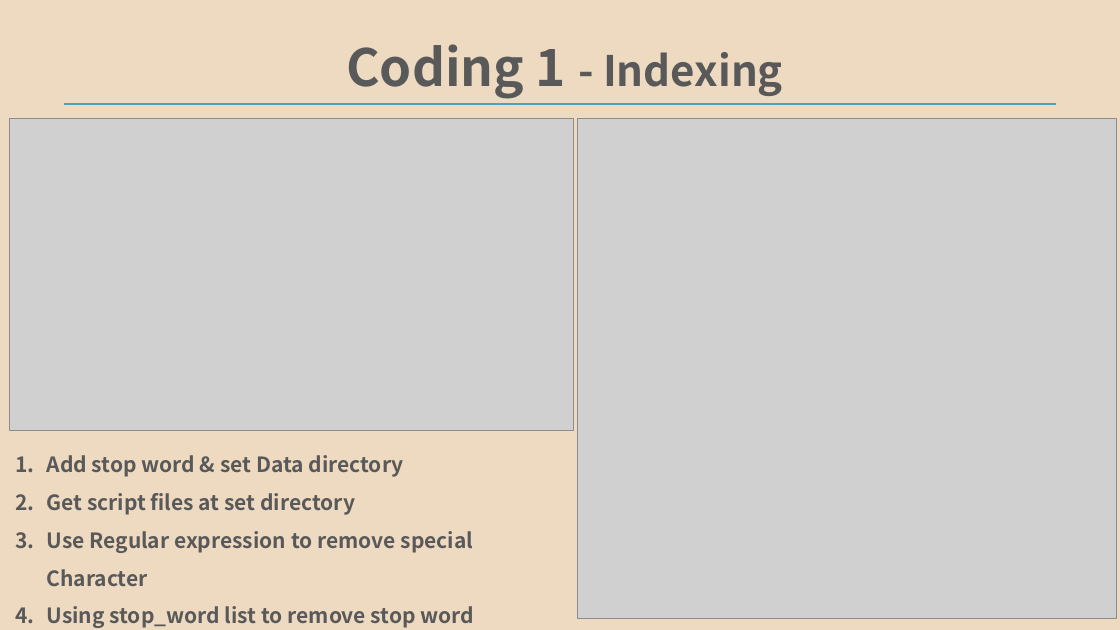
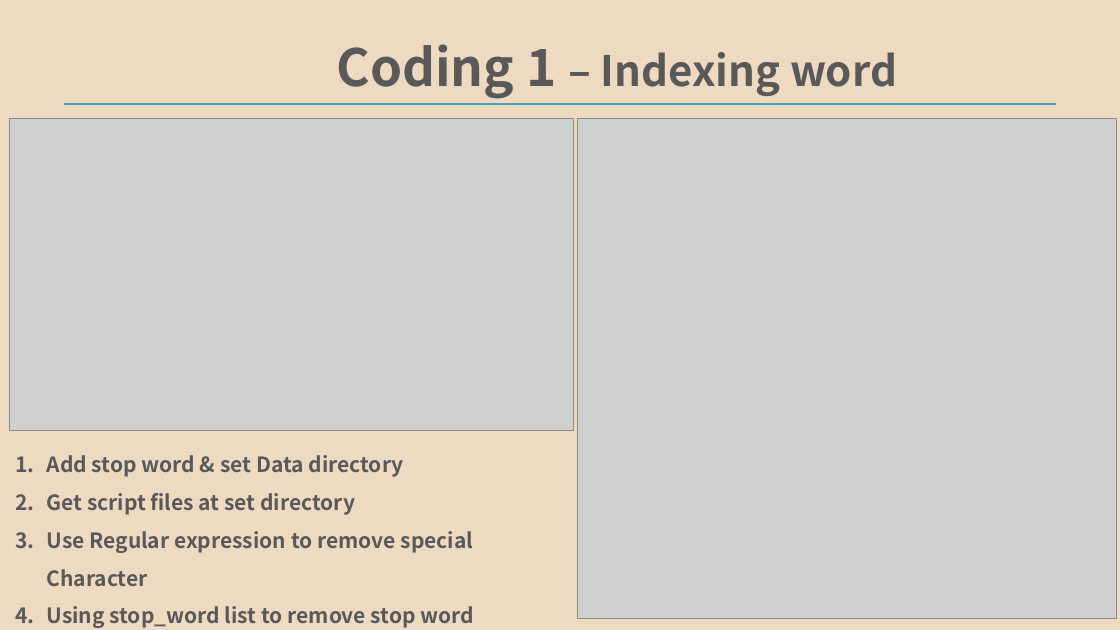
Before and after one commit to SangHyune546/NLP, a slide deck: slide 3 of Project1/PPT/20154637_Term_indexing.pptx. Drawn at 1120x630 pixels with LibreOffice and Linux fonts; fonts in the diff are those of the drawing; grey boxes stand for pictures. Boxes give left, top, right and bottom in pixels: in the first picture for what was removed or moved away, otherwise in the second. Text is boxed around its words. In the diff, an @@ line names an element or a change of style, - is before the commit and + after.

```diff
--- a/Project1/PPT/20154637_Term_indexing.pptx
+++ b/Project1/PPT/20154637_Term_indexing.pptx
@@ text at bbox=[336, 44, 897, 99]: text changed @@
-Coding 1 - Indexing
+Coding 1 – Indexing word
```
Also in this commit, not shown: 6 other slides changed, 4 slides added.
